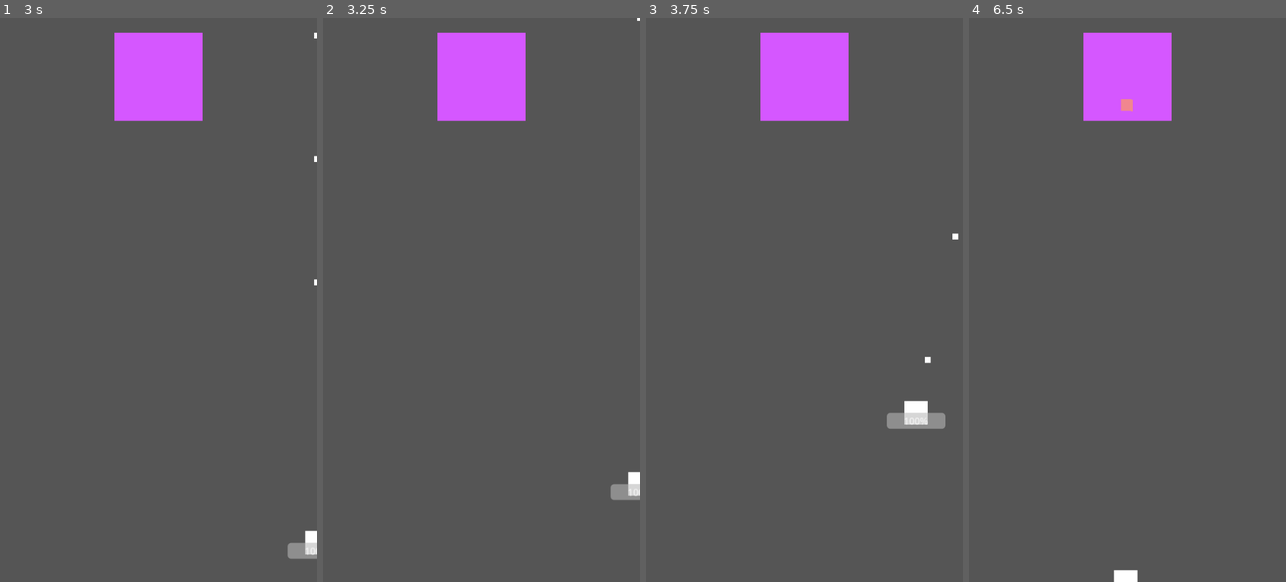
Above: before the commit, frames 1-4 (left to right).
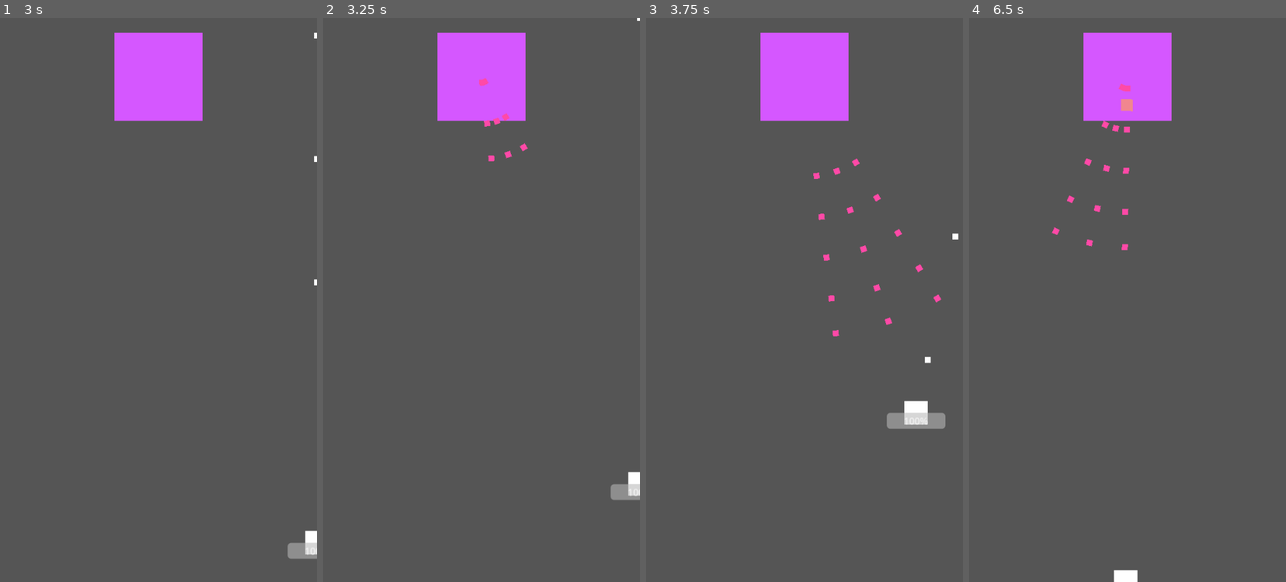
Above: after the commit, the same moments.

Repository: MotiTohu/bool-let
Game: Godot game, scene res://main.tscn
Two runs of this game, one before a commit and one after it. Both use one fixed random seed, a clock stepped at 60 frames per second and the inputs below.
Inputs:
- Up to frame 1 (3 s): tap Enter at 0.5 s; hold D (move_right) 0.53-1.28 s; hold Space (fire) 0.53-1.28 s; hold S (move_down) 1.28-2.03 s; tap Shift (move_shift) at 1.35, 2.85 s; hold D (move_right) 2.03-2.78 s; hold Space (fire) 2.03-2.78 s; hold W (move_up) from 2.78 s (still down)
- Up to frame 2 (3.25 s): keep holding W (move_up)
- Up to frame 3 (3.75 s): release W (move_up) at 3.53 s; hold A (move_left) from 3.53 s (still down); hold Space (fire) from 3.53 s (still down)
- Up to frame 4 (6.5 s): release Space (fire) at 4.28 s; tap Shift (move_shift) at 4.35, 5.85 s; release A (move_left) at 5.03 s; hold S (move_down) 5.03-5.78 s; hold Space (fire) 5.03-5.78 s; hold D (move_right) from 5.78 s (still down)

Frame 1 is identical in both runs. In frame 2, 0.2% of the frame differs, in the area x 49-65%, y 10-26%; in frame 3, 0.3%, in the area x 52-94%, y 24-57%; in frame 4, 0.3%.

Commit message:
追尾の試行錯誤中

Diff:
--- a/shooting_tutorial/boss_test.gd
+++ b/shooting_tutorial/boss_test.gd
@@ -10,7 +10,7 @@
 
 
 # Called every frame. 'delta' is the elapsed time since the previous frame.
-func cutoffR():
+func cutoffr():
 	angle = 0
 	for i in range(6):
 		var enemy_bullet1 = bullet.instantiate()
@@ -19,7 +19,7 @@
 		angle += 20
 		await get_tree().create_timer(0.1).timeout
 
-func cutoffL():
+func cutoffl():
 	angle = 180
 	for i in range(6):
 		var enemy_bullet1 = bullet.instantiate()
@@ -35,7 +35,7 @@
 			add_child(enemy_bullet1)
 			angle = enemy_bullet1.global_position.angle_to_point(player.global_position)*180/PI + j
 			enemy_bullet1.rotation_degrees = angle
-			print(angle)
+			#print(angle)
 		await get_tree().create_timer(0.3).timeout
 
 func shootforp2():
@@ -47,7 +47,7 @@
 			add_child(enemy_bullet1)
 			angle_temp = angle*180/PI + j
 			enemy_bullet1.rotation_degrees = angle_temp
-			print(angle)
+			#print(angle)
 		await get_tree().create_timer(0.1).timeout
 
 func homing_missile():
@@ -59,3 +59,7 @@
 func _on_timer_timeout():
 	#pass
 	homing_missile()
+
+
+func _on_timer_2_timeout():
+	shootforp2()
--- a/shooting_tutorial/boss_test.tscn
+++ b/shooting_tutorial/boss_test.tscn
@@ -22,4 +22,9 @@
 wait_time = 6.0
 autostart = true
 
+[node name="Timer2" type="Timer" parent="."]
+wait_time = 3.0
+autostart = true
+
 [connection signal="timeout" from="Timer" to="." method="_on_timer_timeout"]
+[connection signal="timeout" from="Timer2" to="." method="_on_timer_2_timeout"]
--- a/shooting_tutorial/enemy_bullet.gd
+++ b/shooting_tutorial/enemy_bullet.gd
@@ -18,4 +18,4 @@
 	#queue_free()
 func _on_visible_on_screen_notifier_2d_screen_exited():
 	queue_free()
-	print("deleted")
+	#print("deleted")
--- a/shooting_tutorial/homing_missile.gd
+++ b/shooting_tutorial/homing_missile.gd
@@ -1,11 +1,13 @@
 extends Area2D
 @export var speed = 100
 @export var rotationdeg = 20
+@export var viewangle = 0.25*PI
 var angle:float
 var velocity:Vector2
-@onready var tween = get_tree().create_tween()
+@onready var tween
 @onready var player := $"/root/Main/player"
 var lastangle = 180
+var countdown = 480
 
 
 # Called when the node enters the scene tree for the first time.
@@ -15,6 +17,15 @@
 
 # Called every frame. 'delta' is the elapsed time since the previous frame.
 func _process(delta):
+	if isrockon():
+		lookatp()
+	velocity = transform.x * speed
+	position += velocity * delta
+	countdown -= 1
+	if countdown == 0:
+		queue_free()
+
+func lookatp():
 	rotation = fmod(rotation,PI*2)
 	var angle = global_position.angle_to_point(player.global_position)
 	if angle - rotation > PI:
@@ -26,29 +37,23 @@
 	tween = create_tween()
 	tween.tween_property(self,"rotation", angle - rotation,2).as_relative()
 	tween.play()
-#	var temp_angle = global_position.angle_to_point(player.global_position)
-#	var angle_delta
-#	if abs(temp_angle - angle) < rotationdeg:
-#		angle = temp_angle
-#	else:
-#		if angle <= 180:
-#			if temp_angle - angle < 180:
-#				angle_delta = 1
-#			else:
-#				angle_delta = -1
-#		else:
-#			if angle - temp_angle < 180:
-#				angle_delta = -1
-#			else:
-#				angle_delta = 1
-#		angle = angle + angle_delta*rotationdeg
-#	print(angle)
-#	velocity = Vector2(cos(angle/180*PI), sin(angle/180*PI))
-#	velocity.normalized()
-	velocity = transform.x * speed
-	position += velocity * delta
 
+func isrockon():
+	if seeingrad() <= viewangle:
+		return(true)
+	else:
+		return(false)
+
+func seeingrad():
+	var angle = global_position.angle_to_point(player.global_position)
+	var d = angle - rotation
+	d -= floor(d / 2*PI) * 2*PI
+	if d > PI:
+		d -= 2*PI
+	d = fmod(d,PI*2)
+	print(d)
+	return d
 
 func _on_visible_on_screen_notifier_2d_screen_exited():
-	print("deleted")
+	#print("deleted")
 	queue_free()
